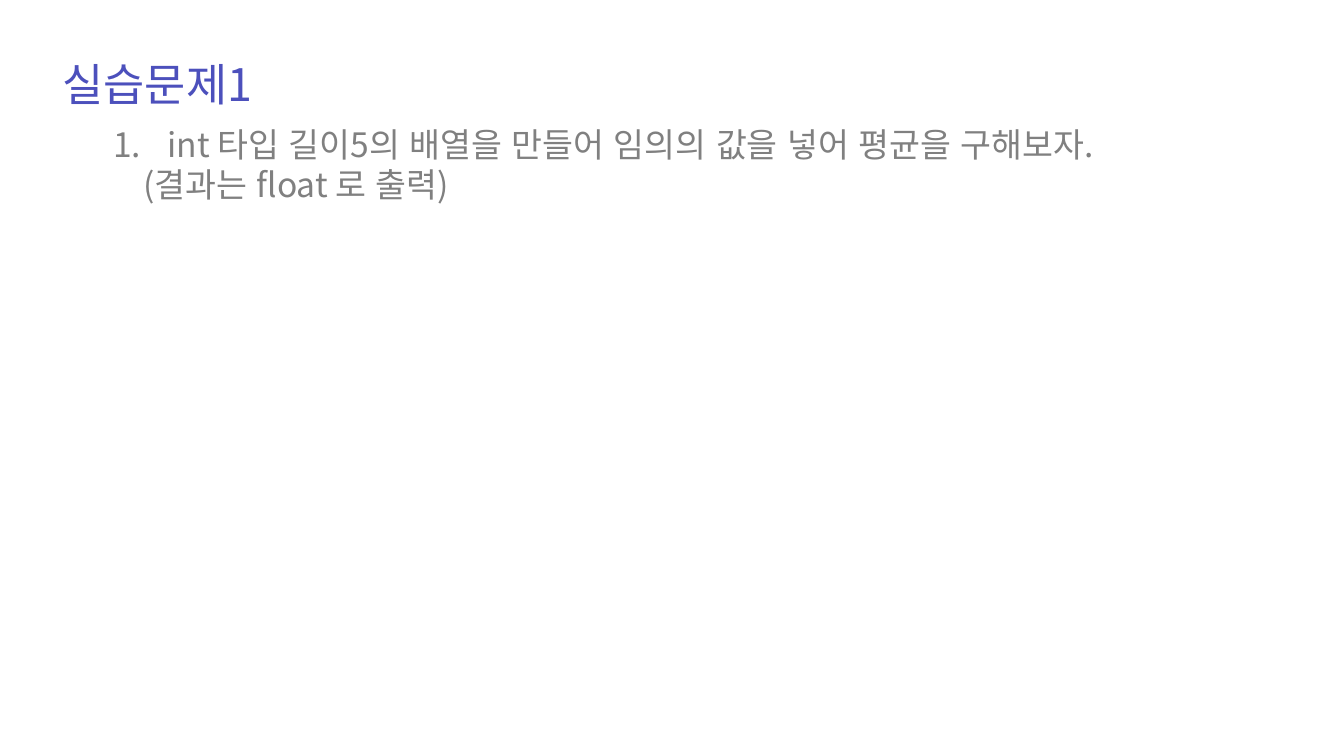
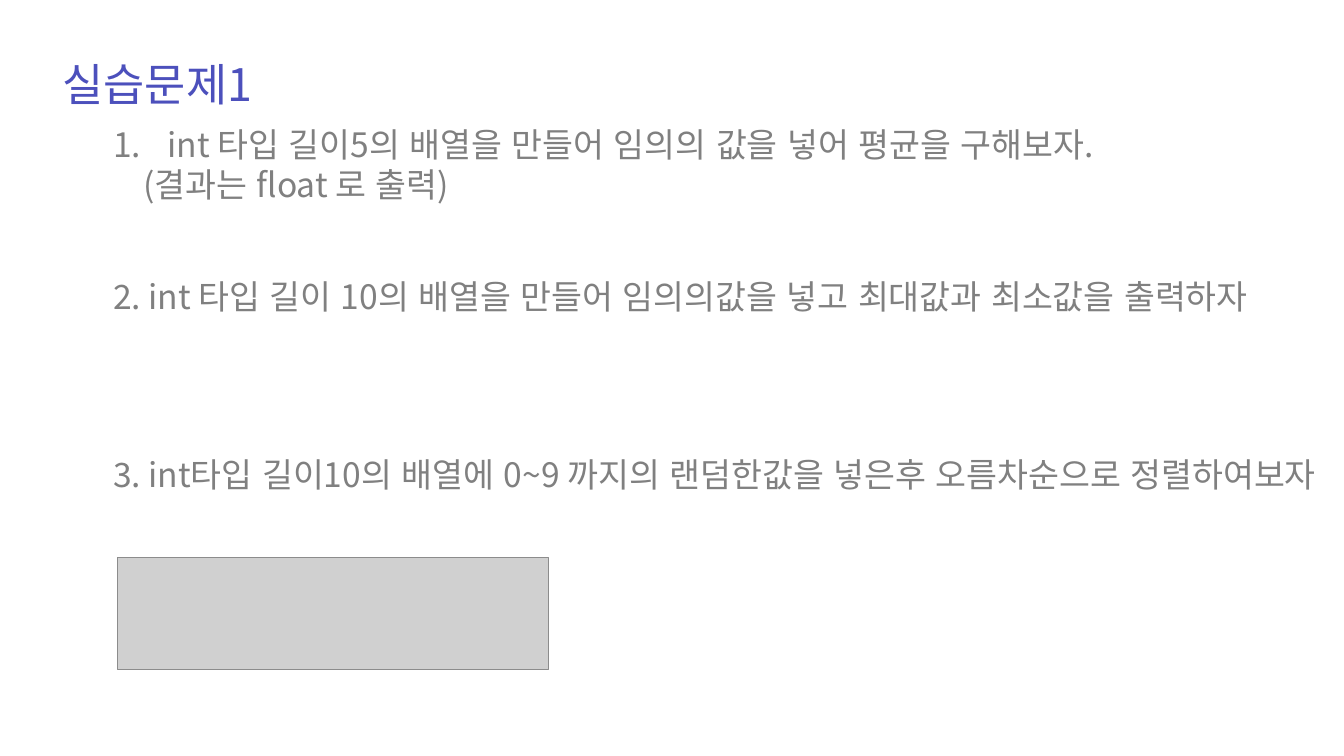
Before and after one commit to zest132/JavaLecture, a slide deck: slide 17 of JavaLecture/LectureFile/java 5강.pptx (slide 16 before the commit). Drawn at 1344x756 pixels with LibreOffice and Linux fonts; fonts in the diff are those of the drawing; grey boxes stand for pictures. Boxes give left, top, right and bottom in pixels: in the first picture for what was removed or moved away, otherwise in the second. Text is boxed around its words. In the diff, an @@ line names an element or a change of style, - is before the commit and + after.

```diff
--- a/JavaLecture/LectureFile/java 5강.pptx
+++ b/JavaLecture/LectureFile/java 5강.pptx
@@ text added at (113, 281, 1248, 312), 36 pt, text #808080 @@
+2. int 타입 길이 10의 배열을 만들어 임의의값을 넣고 최대값과 최소값을 출력하자
@@ text added at (113, 459, 1315, 490), 36 pt, text #808080 @@
+3. int타입 길이10의 배열에 0~9 까지의 랜덤한값을 넣은후 오름차순으로 정렬하여보자
@@ picture added at (118, 557, 548, 669) @@
```
Also in this commit, not shown: 1 other slide changed, 10 slides added, 20 slides removed, 3 other files.
